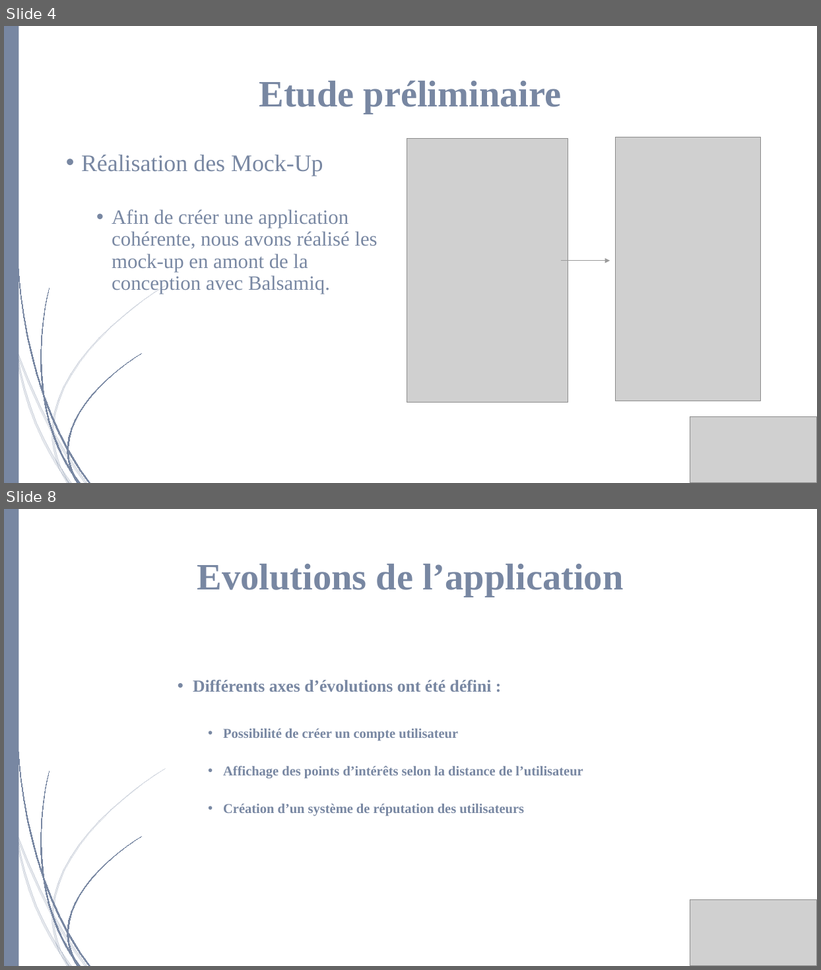
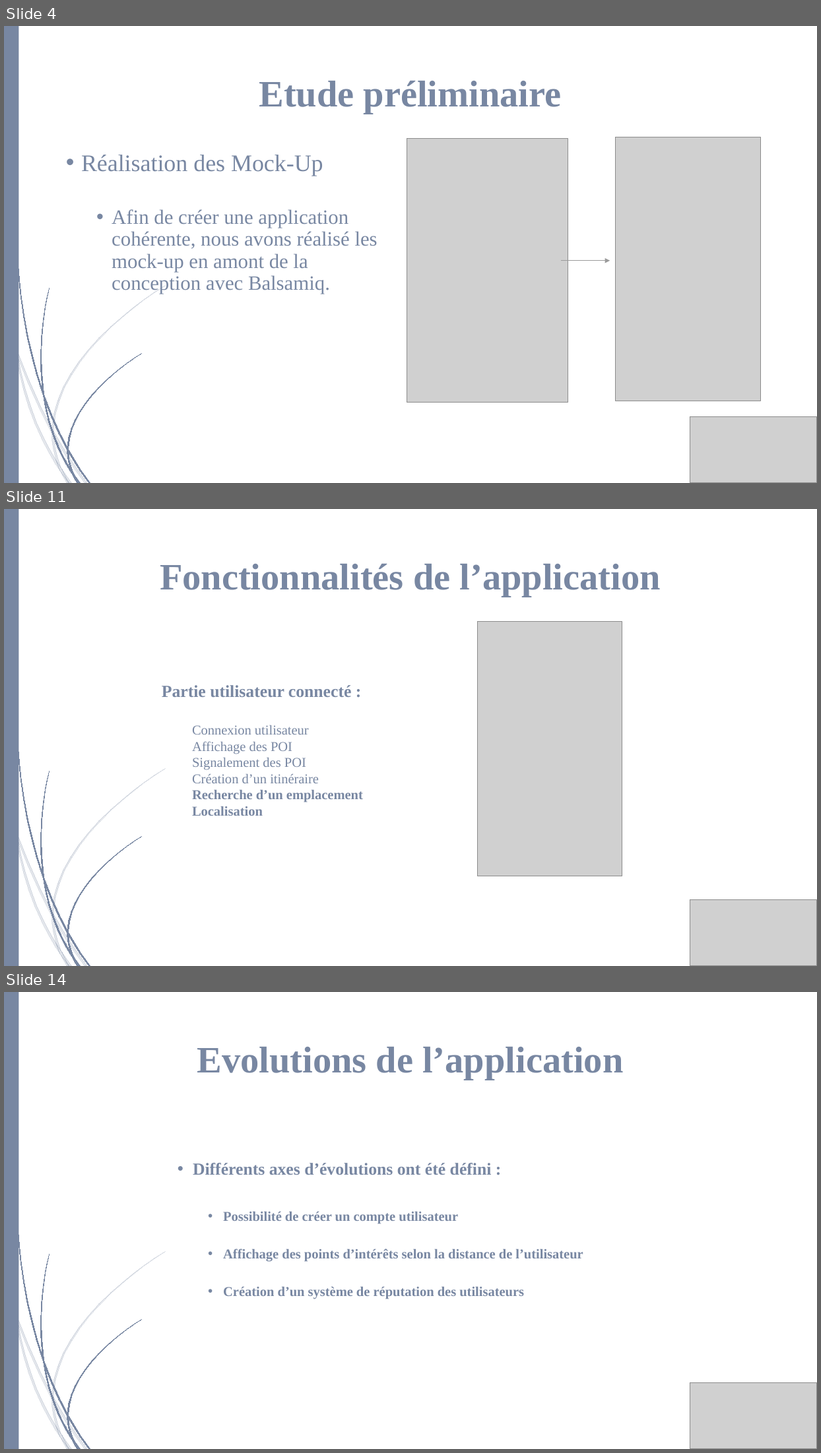
Before and after one commit to Lowxorx/webapprila, a slide deck: Documentation/Presentation/Projet web.pptx. Shown one above the other, each under a label of ours: slides 4 and 8 before the commit, slides 4, 11 and 14 after it; the slides between them are not shown. The pictures are 821x970 and 821x1453 pixels, drawn with LibreOffice and Linux fonts; fonts in the diff are those of the drawing; grey boxes stand for pictures. Boxes give left, top, right and bottom in pixels: in the first picture for what was removed or moved away, otherwise in the second. Text is boxed around its words. In the diff, an @@ line names an element or a change of style, - is before the commit and + after.

```diff
--- a/Documentation/Presentation/Projet web.pptx
+++ b/Documentation/Presentation/Projet web.pptx
@@ slide 11 added at (4, 509, 817, 966), background #FFFFFF @@
@@ title added at (160, 564, 661, 597), 44 pt, text #7887A2, bold @@
+Fonctionnalités de l’application
@@ picture added at (478, 622, 622, 876) @@
@@ text added at (162, 685, 363, 816), 16 pt, text #7887A2 @@
+Partie utilisateur connecté :
+  Connexion utilisateur
+  Affichage des POI
+  Signalement des POI
+  Création d’un itinéraire
+  Recherche d’un emplacement
+  Localisation
@@ picture added at (690, 900, 817, 966) @@
@@ picture added at (761, 906, 817, 966) @@
@@ group added at (4, 509, 165, 966): 23 freeform shapes, 1 rectangle @@
@@ what was slide 8 is now slide 14 @@
```
Also in this commit, not shown: 4 slides changed, 5 other slides added.
